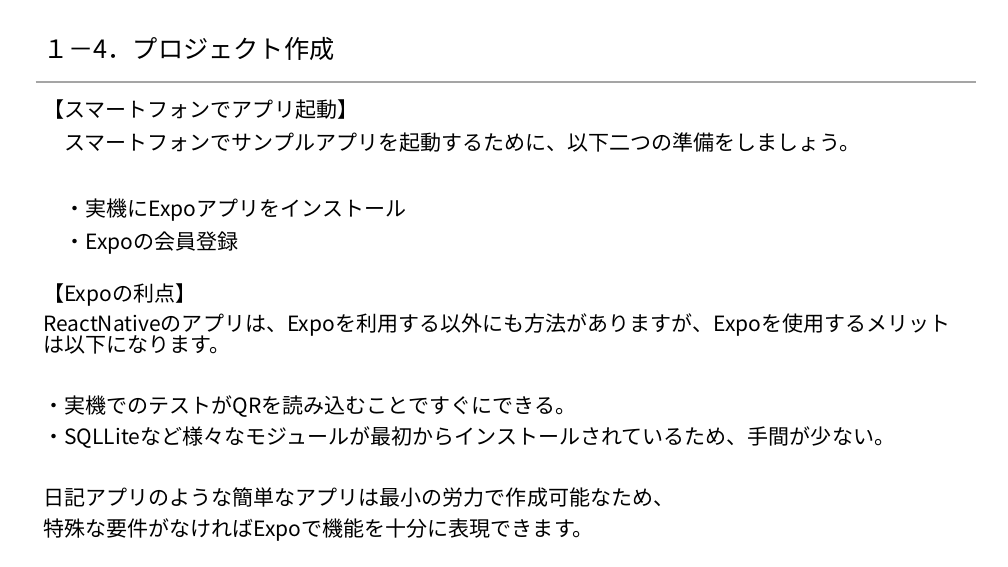
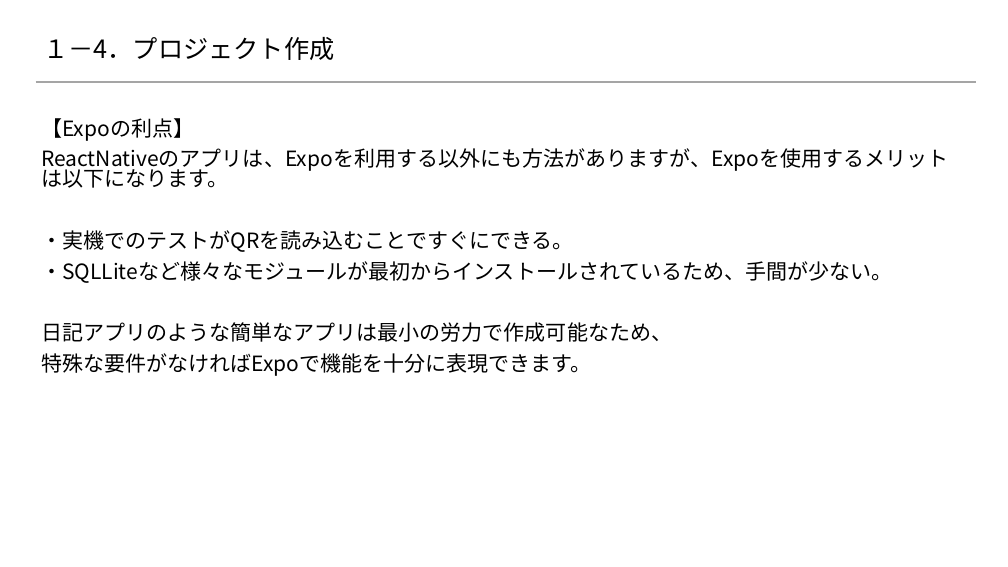
Before and after one commit to 2018SYSTEMI34/diary, a slide deck: slide 7 of doc/02_SlideShare/01.ネタ/4_スマホアプリ開発/dairy.pptx (slide 6 before the commit). Drawn at 1008x567 pixels with LibreOffice and Linux fonts; fonts in the diff are those of the drawing; background and template pictures are left out. Boxes give left, top, right and bottom in pixels: in the first picture for what was removed or moved away, otherwise in the second. Text is boxed around its words. In the diff, an @@ line names an element or a change of style, - is before the commit and + after.

```diff
--- a/doc/02_SlideShare/01.ネタ/4_スマホアプリ開発/dairy.pptx
+++ b/doc/02_SlideShare/01.ネタ/4_スマホアプリ開発/dairy.pptx
@@ text "【Expoの利点】": place and size @@
-text "【Expoの利点】" at bbox=[43, 283, 950, 541]
+text "【Expoの利点】" at bbox=[41, 118, 948, 376]
@@ text removed at bbox=[43, 99, 860, 254] @@
-【スマートフォンでアプリ起動】
-スマートフォンでサンプルアプリを起動するために、以下二つの準備をしましょう。
-・実機にExpoアプリをインストール
-・Expoの会員登録
```
Also in this commit, not shown: 3 other slides changed, 4 slides added.
